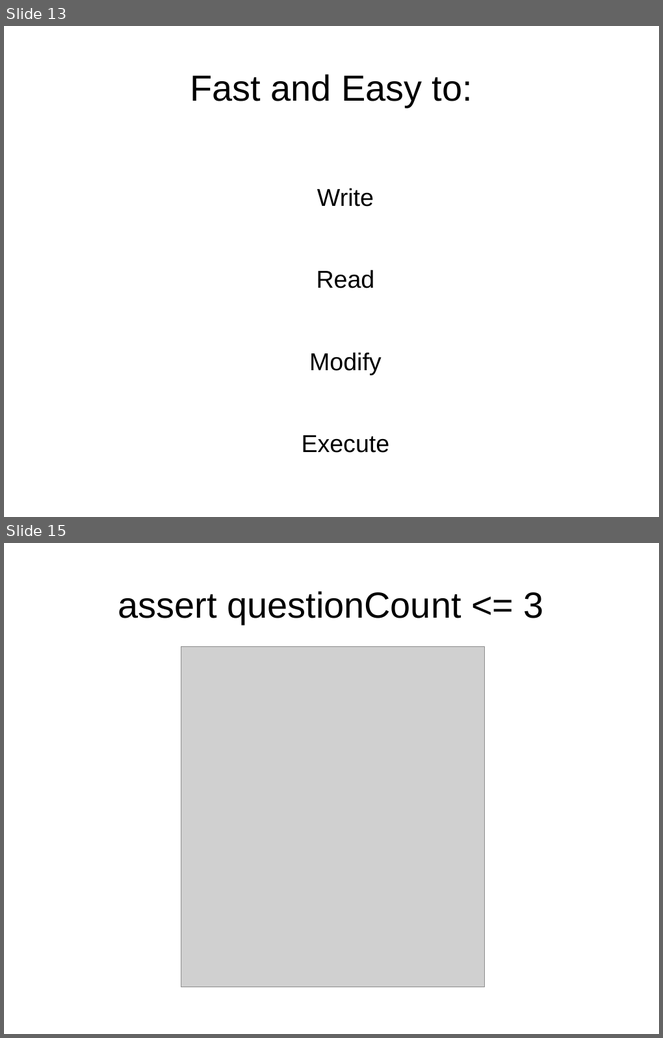
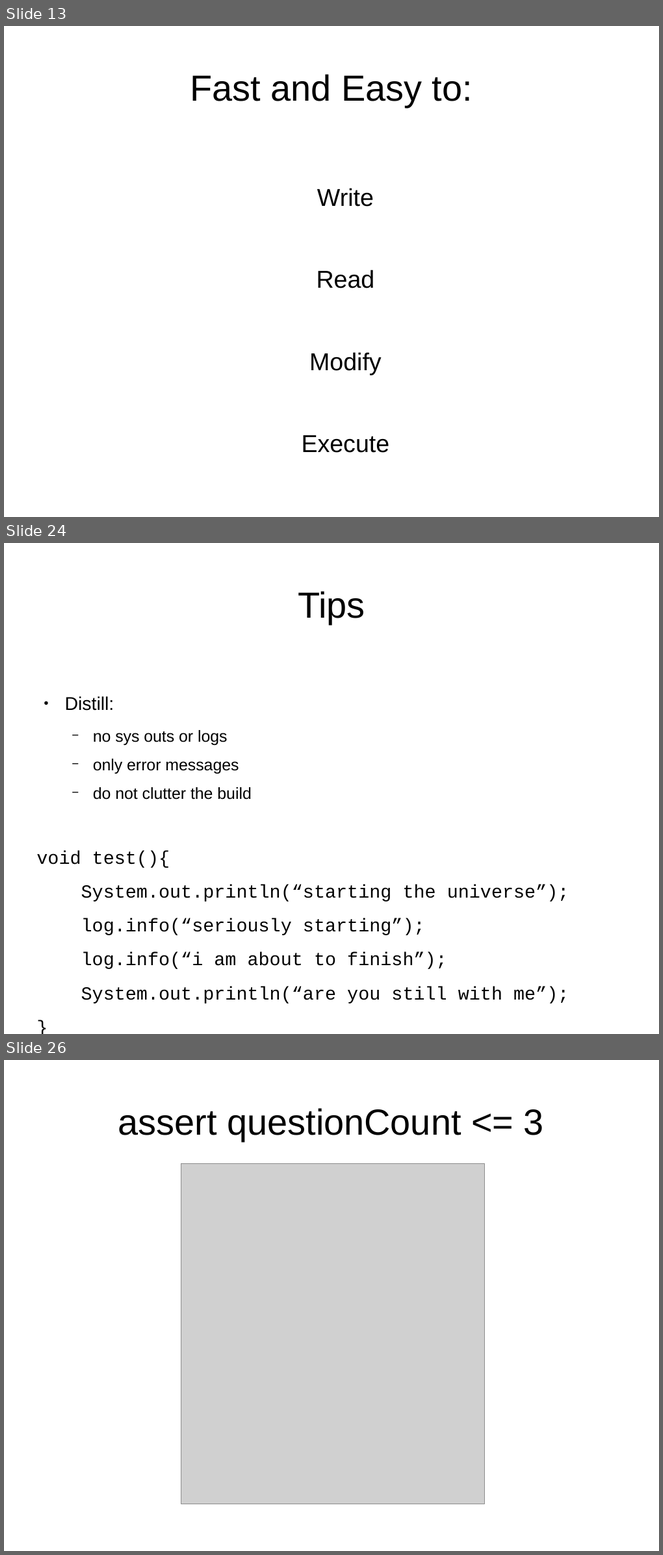
Before and after one commit to wesamhaboush/unittesting-techniques, a slide deck: pres.odp. Shown one above the other, each under a label of ours: slides 13 and 15 before the commit, slides 13, 24 and 26 after it; the slides between them are not shown. The pictures are 663x1038 and 663x1555 pixels, drawn with LibreOffice and Linux fonts; fonts in the diff are those of the drawing; grey boxes stand for pictures. Boxes give left, top, right and bottom in pixels: in the first picture for what was removed or moved away, otherwise in the second. Text is boxed around its words. In the diff, an @@ line names an element or a change of style, - is before the commit and + after.

```diff
--- a/pres.odp
+++ b/pres.odp
@@ slide 24 added at (4,543,659,1034), background #FFFFFF @@
@@ title added at (298,591,365,624), 44 pt, text #000000 @@
+Tips
@@ text added at (36,696,570,1004), 22.4 pt, text #000000 @@
+● Distill:
+  − no sys outs or logs
+  − only error messages
+  − do not clutter the build
+void test(){
+System.out.println(“starting the universe”);
+log.info(“seriously starting”);
+log.info(“i am about to finish”);
+System.out.println(“are you still with me”);
+}
@@ what was slide 15 is now slide 26 @@
```
Also in this commit, not shown: 2 slides changed, 10 other slides added, 1 other file.
